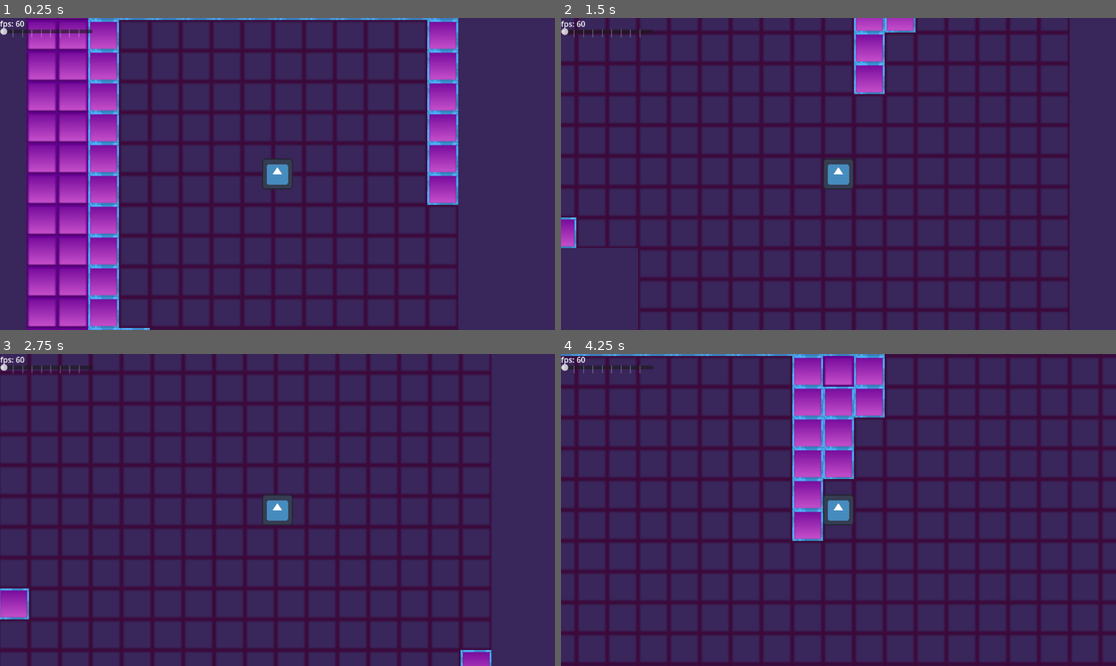
Above: before the commit, frames 1-4 (two rows, left to right).
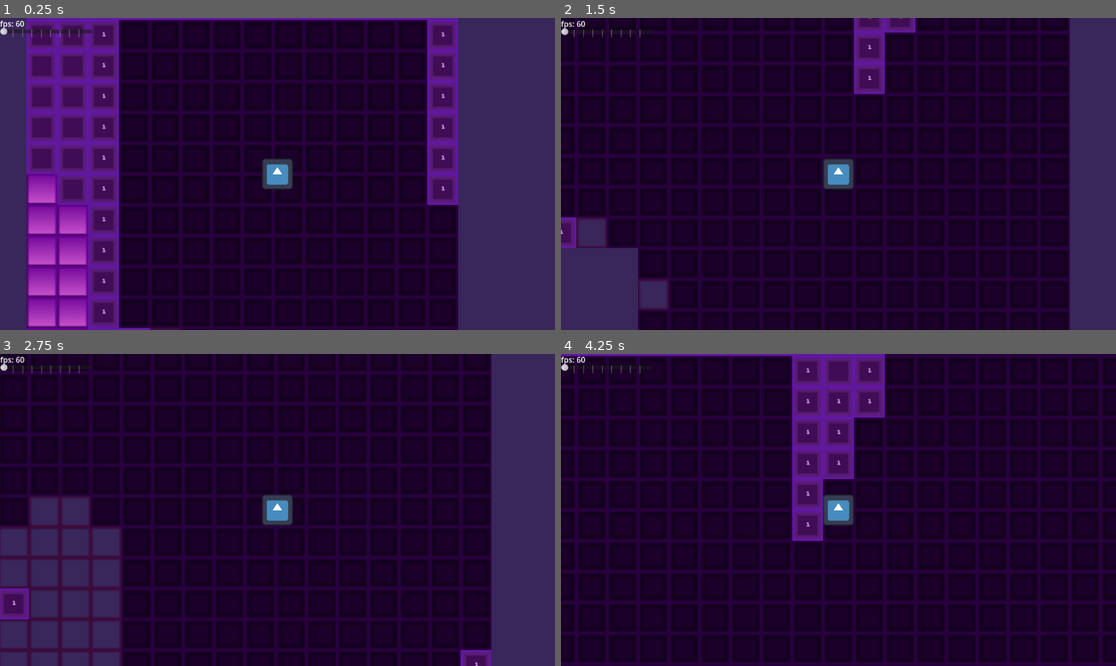
Above: after the commit, the same moments.

Repository: ninjassifi/Insanifactor
Game: Godot game, scene res://Main.tscn
Same seed, same stepped clock (60 frames per second), same inputs: the game is played once before the commit and once after it. The engine's default icon, where the game draws it, is replaced by a stand-in: a white triangle on a blue panel in a dark square.
Inputs:
- Up to frame 1 (0.25 s): no input
- Up to frame 2 (1.5 s): tap Enter at 0.5 s; hold D (moveRight) 0.53-1.28 s; tap Space at 1.25 s; hold S (moveDown) from 1.28 s (still down)
- Up to frame 3 (2.75 s): release S (moveDown) at 2.03 s; hold D (moveRight) from 2.03 s (still down)
- Up to frame 4 (4.25 s): release D (moveRight) at 2.78 s; hold W (moveUp) 2.78-3.53 s; hold A (moveLeft) from 3.53 s (still down)

The runs differ from the first frame. In frame 1, 59% of the frame differs, in the area x 4-83%, y 0-100%; in frame 2, 68%; in frame 3, 61%; in frame 4, 79%, in the area x 0-100%, y 0-99%.

Commit message:
Update 1.08
Added a biome, just the old textures. Kinda still broken, but more biomes are cooler.
Changed the "setTile" function to have another parameter which is where to get the texture from, as in an int for the tileset number to get textures from.

Diff:
--- a/Insanifactor GD/Main.tscn
+++ b/Insanifactor GD/Main.tscn
@@ -1,32 +1,17 @@
-[gd_scene load_steps=15 format=3 uid="uid://cheshmqc02hpu"]
+[gd_scene load_steps=14 format=3 uid="uid://cheshmqc02hpu"]
 
 [ext_resource type="Script" path="res://Scripts/Main.gd" id="1_4rfff"]
 [ext_resource type="PackedScene" uid="uid://cedoxu0lnsch0" path="res://control.tscn" id="1_ama7d"]
+[ext_resource type="Texture2D" uid="uid://d260tyakn2uhx" path="res://Textures/New floorwallcollider.png" id="2_lshfe"]
 [ext_resource type="PackedScene" uid="uid://be244ik6uamjt" path="res://player.tscn" id="3_du2w6"]
 [ext_resource type="Script" path="res://Scripts/UI.gd" id="3_lg28v"]
 [ext_resource type="Script" path="res://Scripts/FPS.gd" id="4_0wuh4"]
-[ext_resource type="Texture2D" uid="uid://do74ckbsn63ng" path="res://Textures/Floor and Wall.png" id="4_sf6a5"]
 [ext_resource type="Texture2D" uid="uid://dxmiot304oi8l" path="res://Textures/Floor wall and collider.png" id="5_858kp"]
 [ext_resource type="Script" path="res://Scripts/TileMap.gd" id="5_pymua"]
 [ext_resource type="Shader" path="res://Shaders/ColorTint.gdshader" id="6_e0x48"]
 
-[sub_resource type="PhysicsMaterial" id="PhysicsMaterial_cqwro"]
-friction = 0.08
-
-[sub_resource type="TileSetAtlasSource" id="TileSetAtlasSource_nejaq"]
-texture = ExtResource("4_sf6a5")
-texture_region_size = Vector2i(32, 32)
-0:0/0 = 0
-0:0/0/physics_layer_0/linear_velocity = Vector2(0, 0)
-0:0/0/physics_layer_0/angular_velocity = 0.0
-0:1/0 = 0
-0:1/0/physics_layer_0/linear_velocity = Vector2(0, 0)
-0:1/0/physics_layer_0/angular_velocity = 0.0
-0:1/0/physics_layer_0/polygon_0/points = PackedVector2Array(-16, -16, 16, -16, 16, 16, -16, 16)
-0:1/0/physics_layer_0/polygon_0/one_way_margin = 2.0
-
-[sub_resource type="TileSetAtlasSource" id="TileSetAtlasSource_erqjx"]
-texture = ExtResource("5_858kp")
+[sub_resource type="TileSetAtlasSource" id="TileSetAtlasSource_574xc"]
+texture = ExtResource("2_lshfe")
 texture_region_size = Vector2i(32, 32)
 0:0/0 = 0
 0:0/0/physics_layer_0/linear_velocity = Vector2(0, 0)
@@ -39,12 +24,25 @@
 0:2/0/physics_layer_0/angular_velocity = 0.0
 0:2/0/physics_layer_0/polygon_0/points = PackedVector2Array(-16, -16, 16, -16, 16, 16, -16, 16)
 
-[sub_resource type="TileSet" id="TileSet_6o40r"]
+[sub_resource type="TileSetAtlasSource" id="TileSetAtlasSource_ybeyq"]
+texture = ExtResource("5_858kp")
+texture_region_size = Vector2i(32, 32)
+0:0/0 = 0
+0:0/0/physics_layer_0/linear_velocity = Vector2(0, 0)
+0:0/0/physics_layer_0/angular_velocity = 0.0
+0:1/0 = 0
+0:1/0/physics_layer_0/linear_velocity = Vector2(0, 0)
+0:1/0/physics_layer_0/angular_velocity = 0.0
+0:2/0 = 0
+0:2/0/physics_layer_0/linear_velocity = Vector2(0, 0)
+0:2/0/physics_layer_0/angular_velocity = 0.0
+0:2/0/physics_layer_0/polygon_0/points = PackedVector2Array(-14, -14, 14, -14, 14, 13.5, -14, 14)
+
+[sub_resource type="TileSet" id="TileSet_npyit"]
 tile_size = Vector2i(32, 32)
 physics_layer_0/collision_layer = 1
-physics_layer_0/physics_material = SubResource("PhysicsMaterial_cqwro")
-sources/0 = SubResource("TileSetAtlasSource_nejaq")
-sources/1 = SubResource("TileSetAtlasSource_erqjx")
+sources/2 = SubResource("TileSetAtlasSource_ybeyq")
+sources/1 = SubResource("TileSetAtlasSource_574xc")
 
 [sub_resource type="ShaderMaterial" id="ShaderMaterial_7wxjv"]
 shader = ExtResource("6_e0x48")
@@ -58,7 +56,7 @@
 z_as_relative = false
 position = Vector2(-1, 0)
 scale = Vector2(2, 2)
-tile_set = SubResource("TileSet_6o40r")
+tile_set = SubResource("TileSet_npyit")
 format = 2
 layer_0/y_sort_enabled = true
 layer_0/tile_data = PackedInt32Array(-65536, 0, 0, -1, 0, 0, 65535, 0, 0, 0, 0, 0, 1, 0, 1, -65535, 0, 1, -131071, 0, 1, -131072, 0, 1, -65537, 0, 1, -65538, 0, 1, -2, 0, 1, 65534, 0, 1, 131070, 0, 1, 131071, 0, 1, 65536, 0, 1, 65537, 0, 1)
--- a/Insanifactor GD/Scripts/TileMap.gd
+++ b/Insanifactor GD/Scripts/TileMap.gd
@@ -2,7 +2,7 @@
 
 # Some info: Always setcell at layer 0, because that is the floor layer
 # Current tilemap:
-var tileMapIndex = 1;
+var globalTextureMapIndex = 1;
 # Tile stuff
 
 # Types of tile
@@ -13,10 +13,12 @@
 };
 enum TileExact{
 	AIR,
+	OLD_CLEAR_FLOOR,
 	CLEAR_FLOOR,
 	WATER_SHALLOW,
 	WATER_MEDIUM,
 	WATER_DEEP,
+	OLD_WALL_ALONE,
 	WALL_ALONE,
 	WALL_ALONE_COLLIDE,
 	WALL_MIDDLE,
@@ -37,10 +39,12 @@
 # Conversion table for turning tileExacts to tileTypes
 var tileTypeTable = {
 	TileExact.AIR :                TileType.AIR,
+	TileExact.OLD_CLEAR_FLOOR :    TileType.AIR,
 	TileExact.CLEAR_FLOOR :        TileType.AIR,
 	TileExact.WATER_SHALLOW :      TileType.WATER,
 	TileExact.WATER_MEDIUM :       TileType.WATER,
 	TileExact.WATER_DEEP :         TileType.WATER,
+	TileExact.OLD_WALL_ALONE :     TileType.WALL,
 	TileExact.WALL_ALONE :         TileType.WALL,
 	TileExact.WALL_ALONE_COLLIDE : TileType.WALL,
 	TileExact.WALL_TOP_LEFT :      TileType.WALL,
@@ -74,7 +78,8 @@
 # Biomes
 enum BiomeType{
 	VOID,
-	NORMAL
+	NORMAL,
+	OLD
 }
 
 var biomeType = {};
@@ -130,8 +135,10 @@
 			var bio = biome.get_noise_2d(tilePos.x + tileX, tilePos.y + tileY) + .5;
 			print(bio);
 			# If biome variable is less than .9, than the biome will be normal
-			if(bio < .9):
+			if(bio < .6):
 				biomeType[tilePos + Vector2i(tileX, tileY)] = BiomeType.NORMAL;
+			elif(bio < .9):
+				biomeType[tilePos + Vector2i(tileX, tileY)] = BiomeType.OLD;
 			else:
 				biomeType[tilePos + Vector2i(tileX, tileY)] = BiomeType.VOID;
 
@@ -148,6 +155,15 @@
 			# Void biome
 			elif(biomeType[tilePos + Vector2i(tileX, tileY)] == BiomeType.VOID):
 				setTile(Vector2i(tilePos + Vector2i(tileX, tileY)), TileExact.AIR);
+
+			elif(biomeType[tilePos + Vector2i(tileX, tileY)] == BiomeType.OLD):
+				# If the altitude at a point is more than 1, set tile to wall
+				if(floor(alt + 1) > 0):
+					# Set wall
+					setTile(Vector2i(tilePos + Vector2i(tileX, tileY)), TileExact.WALL_ALONE, 2);
+				else:
+					# Set floor
+					setTile(Vector2i(tilePos + Vector2i(tileX, tileY)), TileExact.CLEAR_FLOOR, 2);
 
 func setPhysicsRadius(radius : int, tilePos : Vector2i):
 	# For every tile in a radius
@@ -197,11 +213,11 @@
 		for tileY in range(tilePos1.y, tilePos2.y):
 			setTile(Vector2i(tileX, tileY), TileExact)
 
-func setTile(tilePos : Vector2i, TileExact):
+func setTile(tilePos : Vector2i, TileExact, textureMapIndex = globalTextureMapIndex):
 	# TileExact != tileExact, tileExact = enum while TileExact in this function is a pointer to a specific enum inside tileExact.
 
-	# Decifering this is, set cell at (tilePos) the sprite at (vec2i) of spritesheet (tileMapIndex)
-	set_cell(0, tilePos, tileMapIndex, tileTextures.get(TileExact));
+	# Decifering this is, set cell at (tilePos) the sprite at (vec2i) of spritesheet (globalTextureMapIndex)
+	set_cell(0, tilePos, textureMapIndex, tileTextures.get(TileExact));
 
 	# Set the TileExact and TileType
 
Binary file added: Insanifactor GD/Textures/New floorwallcollider.png
Not shown, added: Insanifactor GD/Textures/New floorwallcollider.png.import
